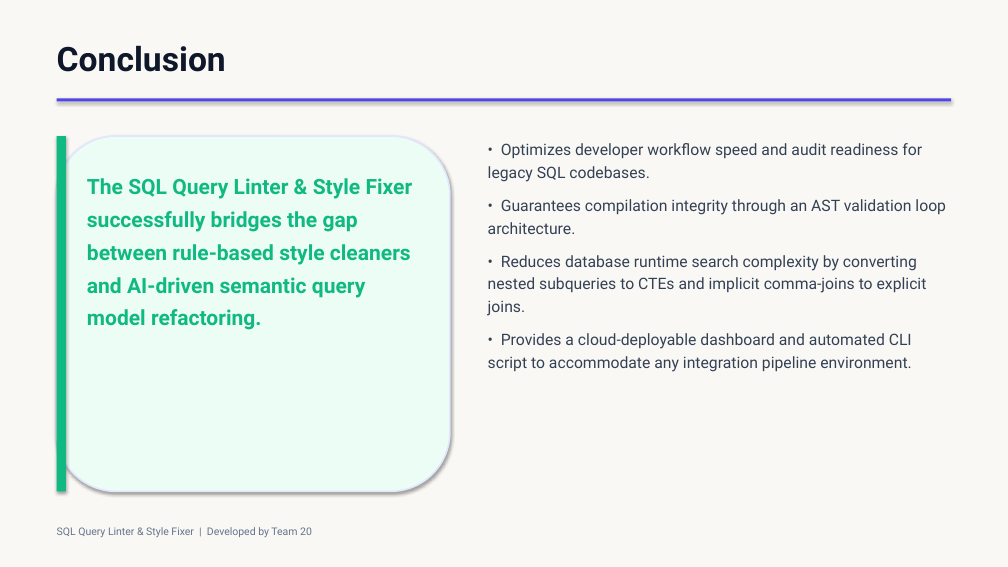
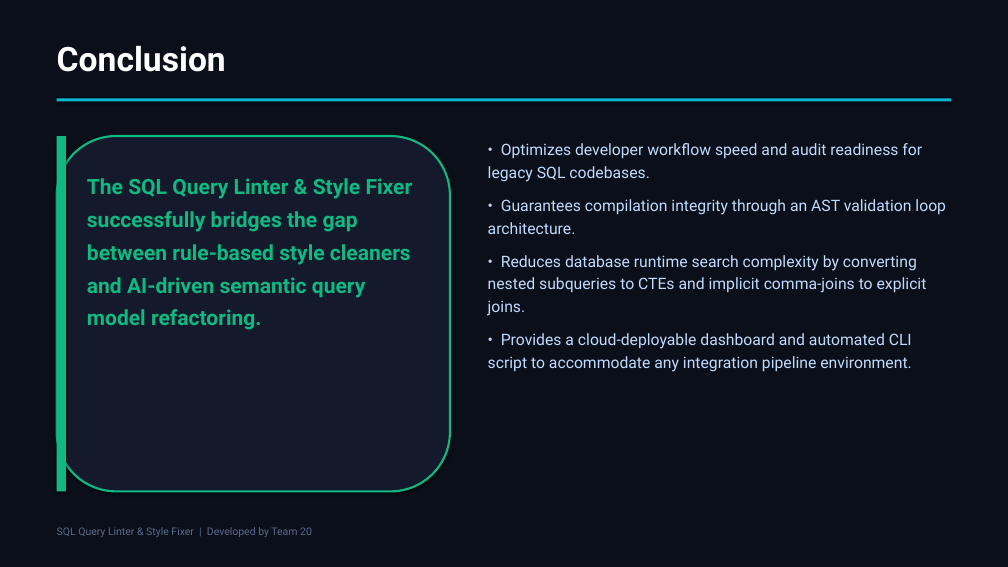
Before and after one commit to bharathpyla/sql-query-linter-style-fixer, a slide deck: slide 8 of Presentation.pptx. Drawn at 1008x567 pixels with LibreOffice and Linux fonts; fonts in the diff are those of the drawing. Boxes give left, top, right and bottom in pixels: in the first picture for what was removed or moved away, otherwise in the second. Text is boxed around its words. In the diff, an @@ line names an element or a change of style, - is before the commit and + after.

Commit message:
Update presentation Presentation.pptx with premium Cyber-Glow tech theme

```diff
--- a/Presentation.pptx
+++ b/Presentation.pptx
@@ background #FAF8F5 to #0B0F1A @@
@@ text "Conclusion" at (57, 45, 226, 72): text colour #0F172A to #FFFFFF @@
@@ rectangle at (57, 98, 951, 101): fill #4F46E5 to #06B6D4 @@
@@ rounded rectangle at (57, 136, 450, 492): fill #ECFDF5 to #141A2B; outline #E0E7FF 1.5 pt to #10B981 2 pt @@
@@ text "• Optimizes developer workflow speed ..." at (488, 143, 946, 372): text colour #334155 to #BFDBFE @@
@@ text "SQL Query Linter & Style ..." at (57, 527, 312, 537): text colour #64748B to #5A6B8C @@
```
Also in this commit, not shown: 7 other slides changed.
